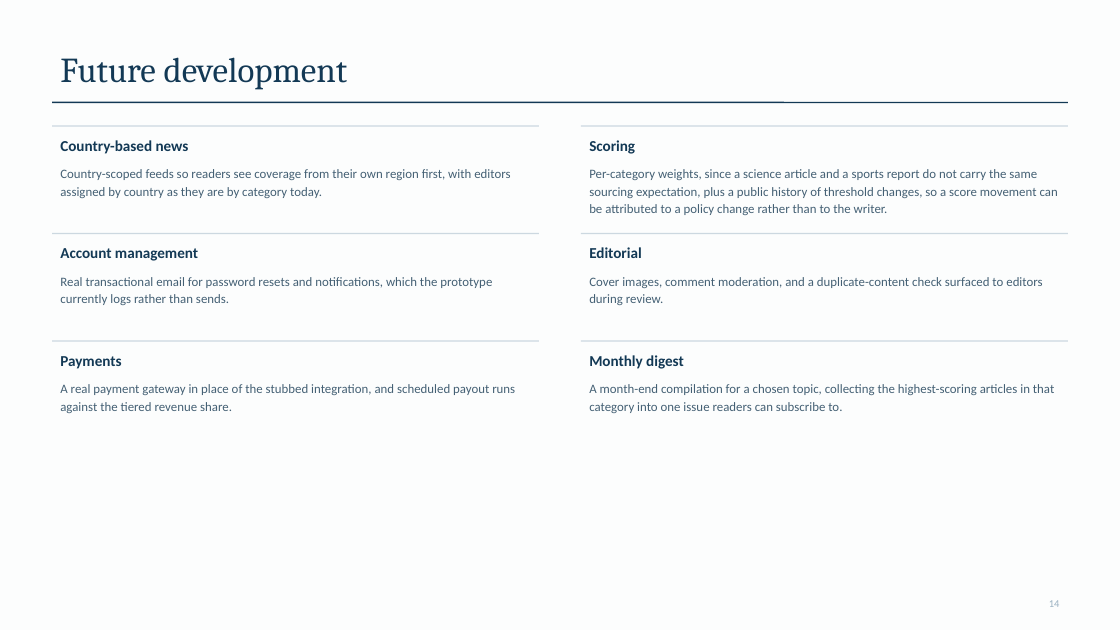
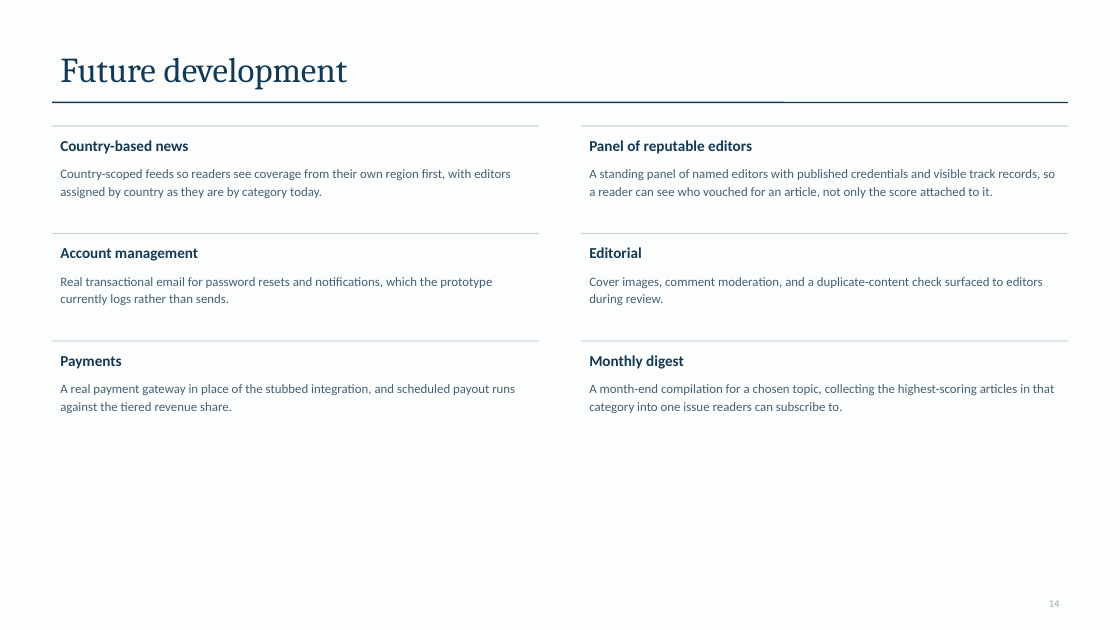
Before and after one commit to MeisterKage/FYP-26-S3-10, a slide deck: slide 14 of FYP-26-S3-10_Presentation_Slides.pptx. Drawn at 1120x630 pixels with LibreOffice and Linux fonts; fonts in the diff are those of the drawing. Boxes give left, top, right and bottom in pixels: in the first picture for what was removed or moved away, otherwise in the second. Text is boxed around its words. In the diff, an @@ line names an element or a change of style, - is before the commit and + after.

Commit message:
Replace the Scoring roadmap item with a panel of named editors
Scoring described refinements to the arithmetic. The panel makes a
different argument: that a named editor with a published track record
vouched for the article, so the masthead is evidence a reader can weigh
alongside the number rather than only the number itself.

```diff
--- a/FYP-26-S3-10_Presentation_Slides.pptx
+++ b/FYP-26-S3-10_Presentation_Slides.pptx
@@ text at (589,140,752,154): text changed @@
-Scoring
+Panel of reputable editors
@@ text at (589,169,1055,198): text changed @@
-Per-category weights, since a science article and a sports report do not carry the same sourcing expectation, plus a public history of threshold changes, so a score movement can be attributed to a policy change rather than to the writer.
+A standing panel of named editors with published credentials and visible track records, so a reader can see who vouched for an article, not only the score attached to it.
```
